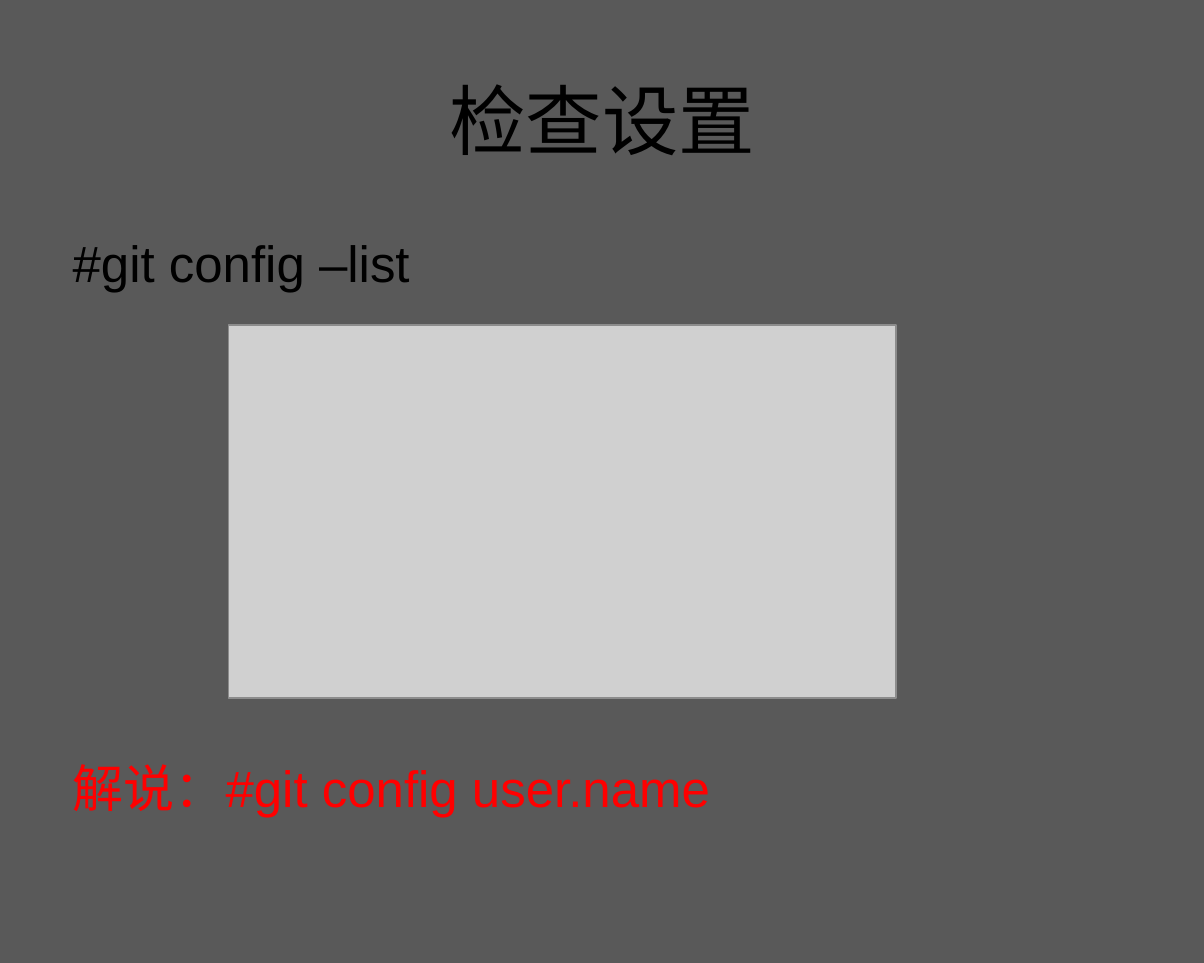
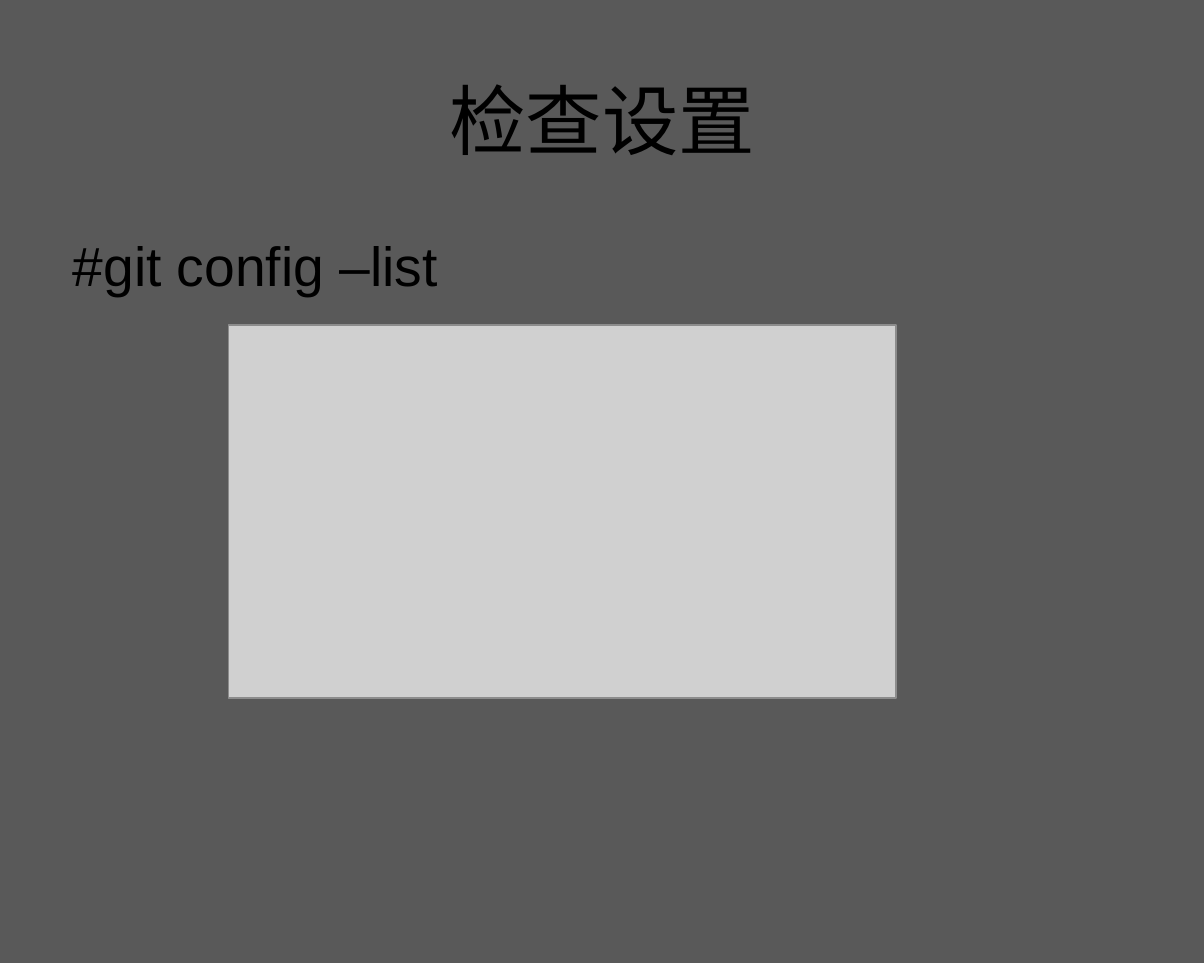
Before and after one commit to zhuxiaosheng/code, a slide deck: slide 34 of git.ppt (slide 31 before the commit). Drawn at 1204x963 pixels with LibreOffice and Linux fonts; fonts in the diff are those of the drawing; grey boxes stand for pictures; background and template pictures are left out. Boxes give left, top, right and bottom in pixels: in the first picture for what was removed or moved away, otherwise in the second. Text is boxed around its words. In the diff, an @@ line names an element or a change of style, - is before the commit and + after.

```diff
--- a/git.ppt
+++ b/git.ppt
@@ text "#git config –list" at box(73, 246, 437, 296): size 24.1 to 26 pt @@
@@ text at box(73, 764, 710, 818): paragraph removed @@
-解说：#git config user.name
```
Also in this commit, not shown: 5 other slides changed, 6 slides added, 3 slides removed.
